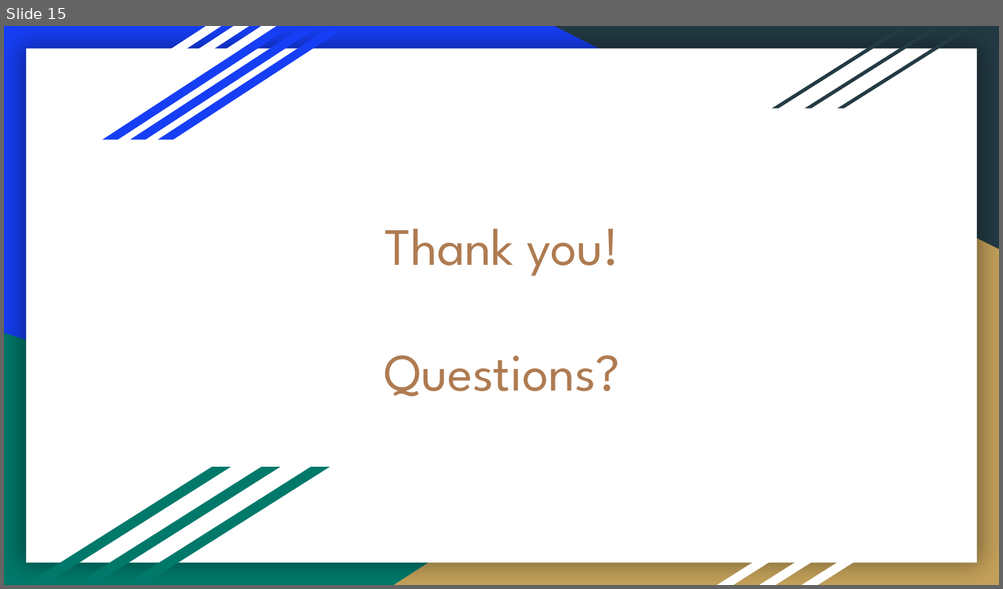
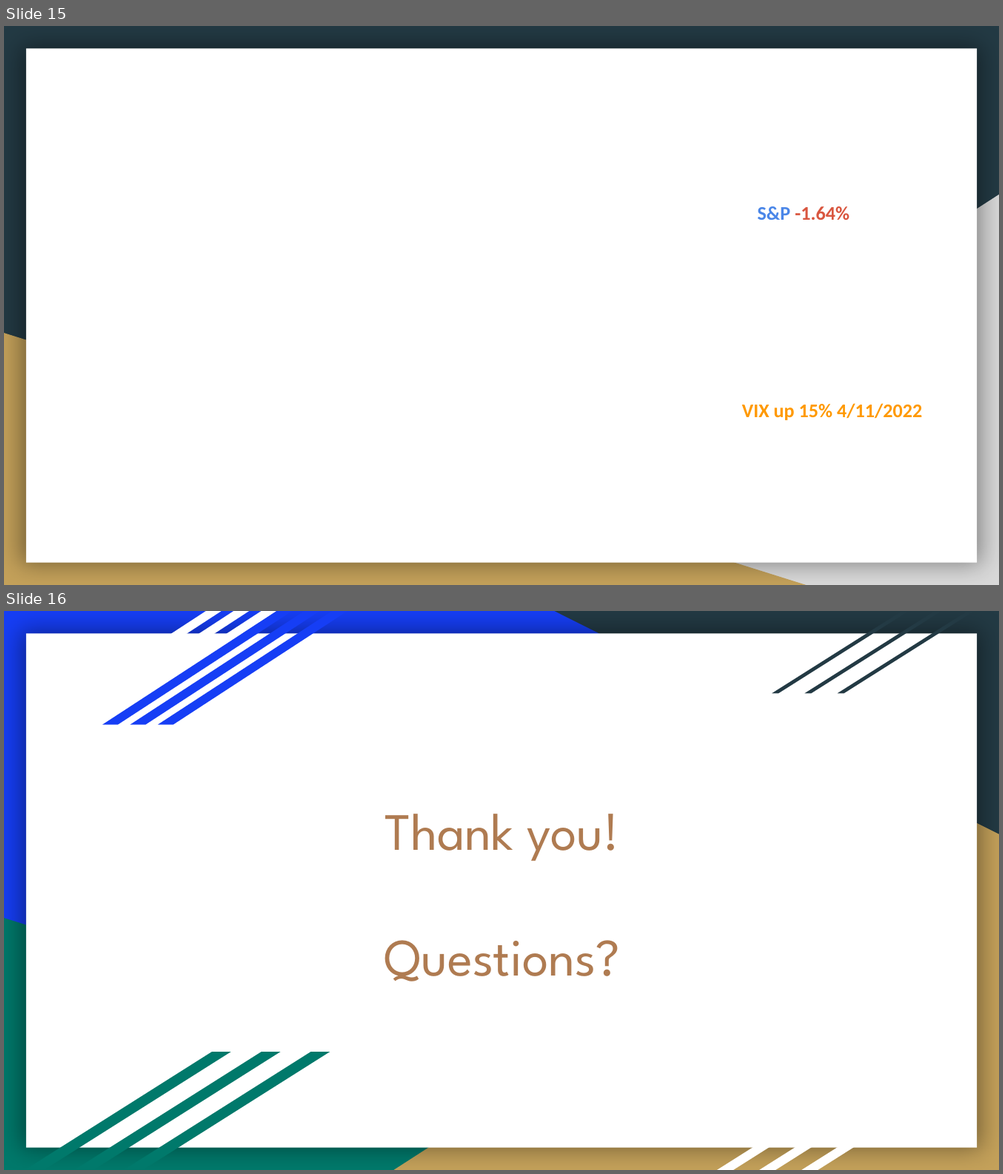
Before and after one commit to JoeHGeoghegan/VIX_Timing_The_Market, a slide deck: Presentation/Project 1.pptx. Shown one above the other, each under a label of ours: slide 15 before the commit, slides 15 and 16 after it. The pictures are 1003x589 and 1003x1174 pixels, drawn with LibreOffice and Linux fonts; fonts in the diff are those of the drawing; background and template pictures are left out. Boxes give left, top, right and bottom in pixels: in the first picture for what was removed or moved away, otherwise in the second. Text is boxed around its words. In the diff, an @@ line names an element or a change of style, - is before the commit and + after.

Commit message:
Pres right before presenting

```diff
--- a/Presentation/Project 1.pptx
+++ b/Presentation/Project 1.pptx
@@ slide 15 added at <box>4,26,999,585</box>, background picture (left out); not listed: 1 template element that a slide beside it also shows @@
@@ right triangle added at <box>394,195,999,585</box>, fill #D9D9D9 @@
@@ text added at <box>757,207,849,220</box>, 14 pt, text #D9563F, bold @@
+S&P -1.64%
@@ right triangle added at <box>4,333,805,585</box>, fill #C4A15A @@
@@ text added at <box>742,403,922,420</box>, 14 pt, text #FF9900, bold @@
+VIX up 15% 4/11/2022
@@ what was slide 15 is now slide 16 @@
```
Also in this commit, not shown: 2 slides changed.
